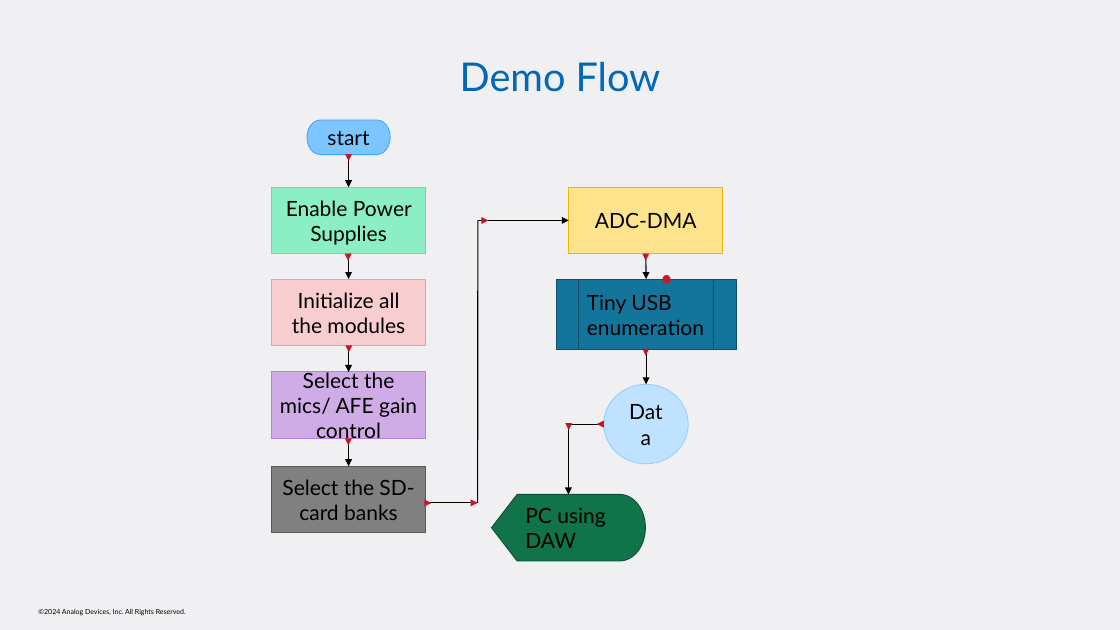
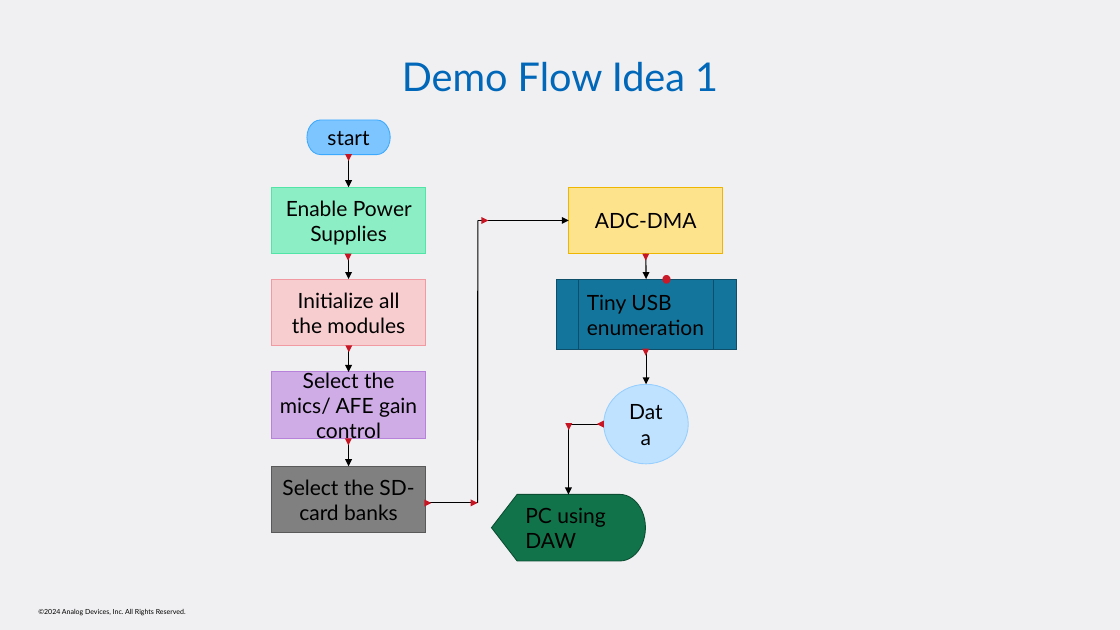
Before and after one commit to analogdevicesinc/Magpie, a slide deck: slide 3 of Magpie/Documents/FTC_Demo/FTC_idea.pptx. Drawn at 1120x630 pixels with LibreOffice and Linux fonts; fonts in the diff are those of the drawing. Boxes give left, top, right and bottom in pixels: in the first picture for what was removed or moved away, otherwise in the second. Text is boxed around its words. In the diff, an @@ line names an element or a change of style, - is before the commit and + after.

```diff
--- a/Magpie/Documents/FTC_Demo/FTC_idea.pptx
+++ b/Magpie/Documents/FTC_Demo/FTC_idea.pptx
@@ title at (402,61,718,92): text changed @@
-Demo Flow
+Demo Flow Idea 1
```
Also in this commit, not shown: 1 other slide changed, 2 slides added.
